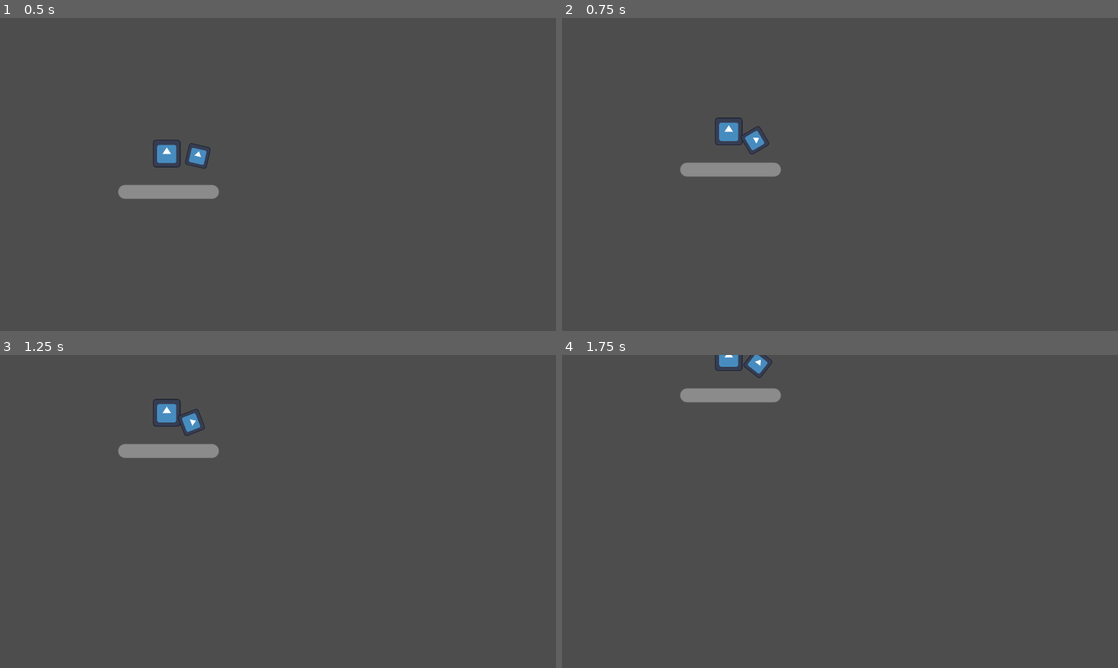
Above: before the commit, frames 1-4 (two rows, left to right).
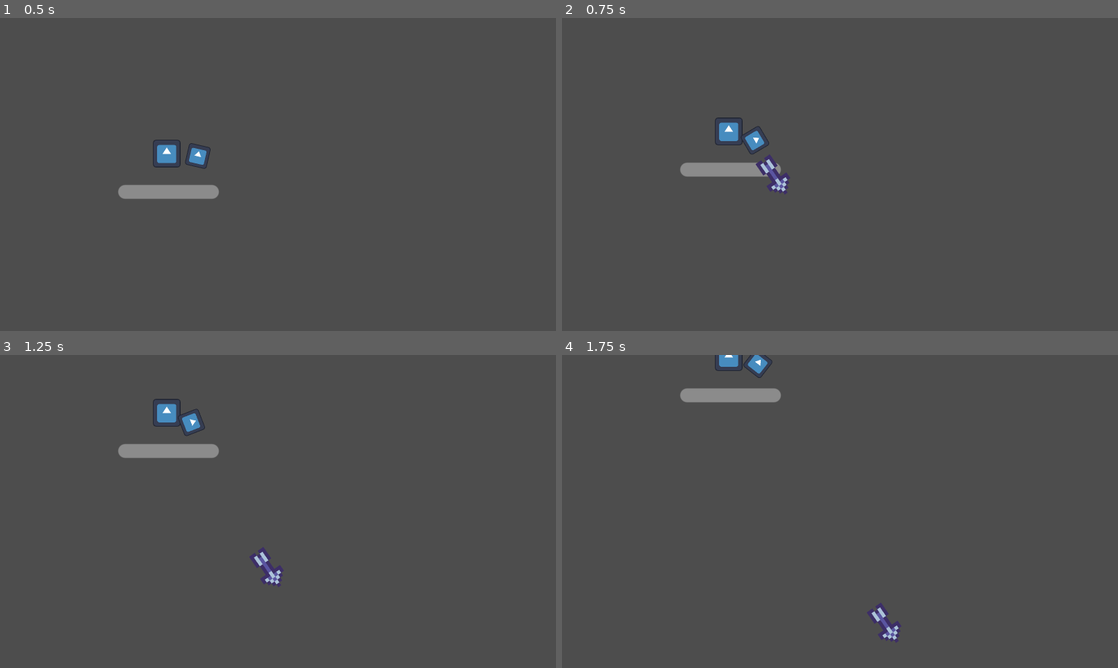
Above: after the commit, the same moments.

Repository: Renan-G-projec/DungeonWarrior
Game: Godot game, scene res://scenes/main.tscn
Two runs of this game, one before a commit and one after it. Both use one fixed random seed, a clock stepped at 60 frames per second and the inputs below. The engine's default icon, where the game draws it, is replaced by a stand-in: a white triangle on a blue panel in a dark square.
Inputs (mouse positions are in pixels of both pictures, inside the frame that each line leads up to):
- Up to frame 1 (0.5 s): no input
- Up to frame 2 (0.75 s): tap Enter at 0.5 s; move the mouse to (812, 237) at 0.52 s; hold W (walk_up) from 0.53 s (still down); click (812, 237) at 0.6 s
- Up to frame 3 (1.25 s): keep holding W (walk_up)
- Up to frame 4 (1.75 s): keep holding W (walk_up); move the mouse to (1006, 558) at 1.27 s; tap Alt at 1.35 s

Frame 1 is identical in both runs. In frame 2, 0.3% of the frame differs, in the area x 34-41%, y 43-57%; in frame 3, 0.3%; in frame 4, 0.3%.

Commit message:
chore: Added name to collision layers. AMDG

Diff:
--- a/features/weapons/bullets/arrow/bullet_arrow.tscn
+++ b/features/weapons/bullets/arrow/bullet_arrow.tscn
@@ -7,6 +7,7 @@
 size = Vector2(11, 6)
 
 [node name="BulletArrow" unique_id=631913319 instance=ExtResource("1_0sw6j")]
+collision_mask = 2
 
 [node name="CollisionShape2D" parent="." index="0" unique_id=844408338]
 position = Vector2(-0.5, 0)
--- a/features/weapons/bullets/bullet_base.tscn
+++ b/features/weapons/bullets/bullet_base.tscn
@@ -7,6 +7,8 @@
 radius = 3.0
 
 [node name="BulletBase" type="Area2D" unique_id=631913319]
+collision_layer = 4
+collision_mask = 0
 script = ExtResource("1_npubr")
 
 [node name="CollisionShape2D" type="CollisionShape2D" parent="." unique_id=844408338]
--- a/project.godot
+++ b/project.godot
@@ -65,6 +65,13 @@
 ]
 }
 
+[layer_names]
+
+2d_physics/layer_1="Player"
+2d_physics/layer_2="Enemies"
+2d_physics/layer_3="Bullets"
+2d_physics/layer_4="Collectables"
+
 [physics]
 
 3d/physics_engine="Jolt Physics"
